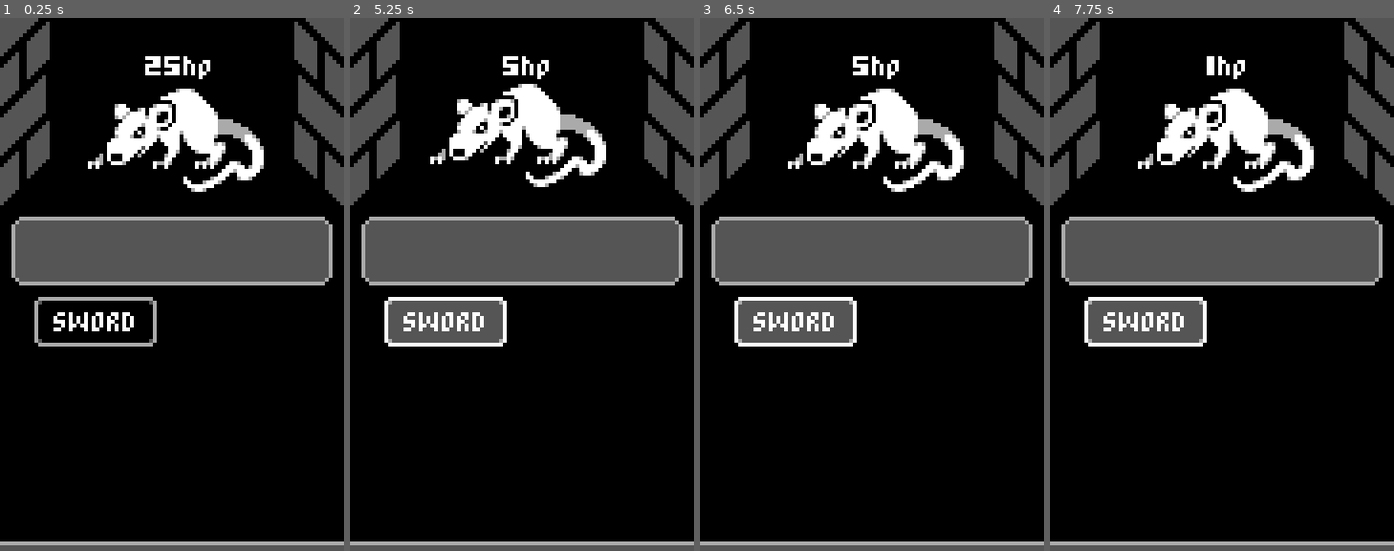
Above: before the commit, frames 1-4 (left to right).
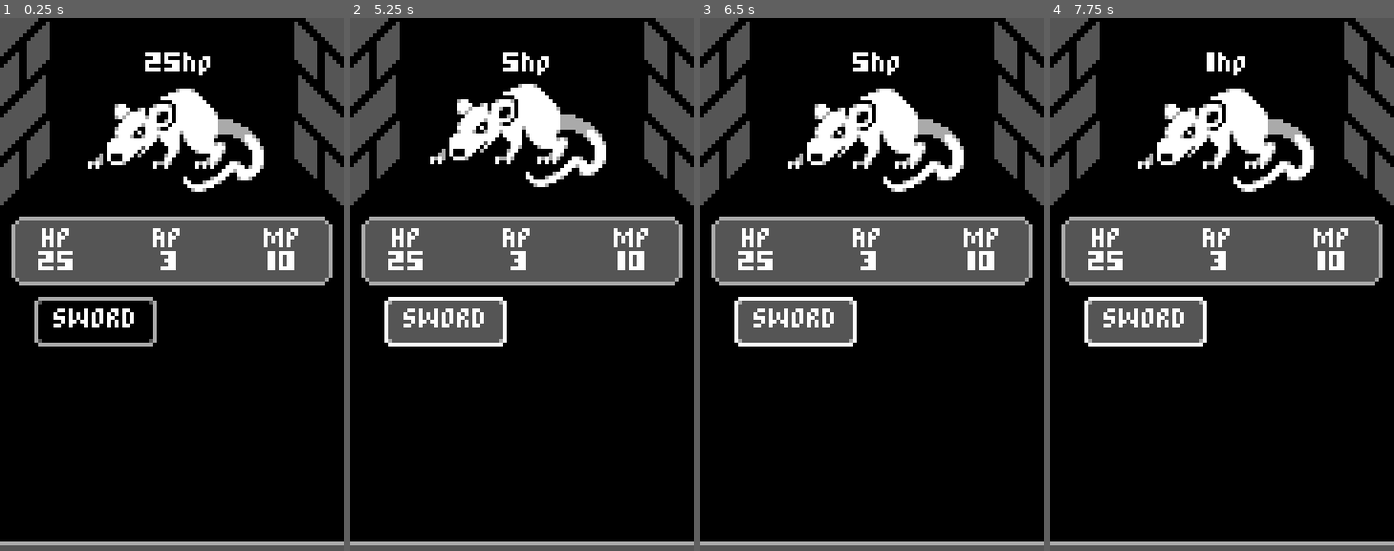
Above: after the commit, the same moments.

Repository: woliveira82/godot-mobile-rpg
Game: Godot game, scene res://Battle.tscn
The game is run twice, just before and just after one commit, with the same random seed, the same clock (stepped at 60 frames per second) and the same inputs.
Inputs:
- Up to frame 1 (0.25 s): no input
- Up to frame 2 (5.25 s): click "SWORD" at 0.5 s; click "SWORD" at 1.25 s; click "SWORD" at 2 s; tap Enter at 3.5 s; tap Space at 5 s
- Up to frame 3 (6.5 s): no input
- Up to frame 4 (7.75 s): tap Enter at 6.5 s

The runs differ from the first frame. In frame 1, 1.8% of the frame differs, in the area x 11-87%, y 6-59%; in frame 2, 1.7%; in frame 3, 1.7%; in frame 4, 1.6%.

Commit message:
feat: add player status

Diff:
--- a/Battle.gd
+++ b/Battle.gd
@@ -2,6 +2,7 @@
 
 onready var enemy = $Enemy
 onready var sword_button = $UI/SwordButton
+
 
 func _on_SwordButton_pressed():
 	if enemy != null:
--- a/Battle.tscn
+++ b/Battle.tscn
@@ -1,12 +1,17 @@
-[gd_scene load_steps=5 format=2]
+[gd_scene load_steps=7 format=2]
 
 [ext_resource path="res://assets/images/Mobile RPG Mockup.png" type="Texture" id=1]
 [ext_resource path="res://Enemy.tscn" type="PackedScene" id=2]
 [ext_resource path="res://assets/images/Dungeon.png" type="Texture" id=3]
 [ext_resource path="res://Battle.gd" type="Script" id=4]
+[ext_resource path="res://StatsPanel.gd" type="Script" id=5]
+[ext_resource path="res://PlayerStatus.gd" type="Script" id=6]
 
 [node name="Battle" type="Node"]
 script = ExtResource( 4 )
+
+[node name="PlayerStatus" type="Node" parent="."]
+script = ExtResource( 6 )
 
 [node name="Dungeon" type="Sprite" parent="."]
 position = Vector2( 45, 80 )
@@ -36,6 +41,43 @@
 margin_top = 52.0
 margin_right = 87.0
 margin_bottom = 70.0
+script = ExtResource( 5 )
+
+[node name="StatusContainer" type="HBoxContainer" parent="UI/StatsPanel"]
+anchor_right = 1.0
+anchor_bottom = 1.0
+
+[node name="HP" type="Label" parent="UI/StatsPanel/StatusContainer"]
+margin_right = 25.0
+margin_bottom = 18.0
+size_flags_horizontal = 3
+size_flags_vertical = 3
+text = "HP
+25"
+align = 1
+valign = 1
+
+[node name="AP" type="Label" parent="UI/StatsPanel/StatusContainer"]
+margin_left = 29.0
+margin_right = 54.0
+margin_bottom = 18.0
+size_flags_horizontal = 3
+size_flags_vertical = 3
+text = "AP
+3"
+align = 1
+valign = 1
+
+[node name="MP" type="Label" parent="UI/StatsPanel/StatusContainer"]
+margin_left = 58.0
+margin_right = 84.0
+margin_bottom = 18.0
+size_flags_horizontal = 3
+size_flags_vertical = 3
+text = "MP
+10"
+align = 1
+valign = 1
 
 [node name="SwordButton" type="Button" parent="UI"]
 anchor_right = 1.0
@@ -52,5 +94,8 @@
 margin_right = 92.0
 margin_bottom = 162.0
 
+[connection signal="ap_changed" from="PlayerStatus" to="UI/StatsPanel" method="_on_PlayerStatus_ap_changed"]
+[connection signal="hp_changed" from="PlayerStatus" to="UI/StatsPanel" method="_on_PlayerStatus_hp_changed"]
+[connection signal="mp_changed" from="PlayerStatus" to="UI/StatsPanel" method="_on_PlayerStatus_mp_changed"]
 [connection signal="died" from="Enemy" to="." method="_on_Enemy_died"]
 [connection signal="pressed" from="UI/SwordButton" to="." method="_on_SwordButton_pressed"]
--- /dev/null
+++ b/PlayerStatus.gd
@@ -0,0 +1,28 @@
+extends Node
+
+var max_hp = 25
+var hp = max_hp setget set_hp
+var max_ap = 3
+var ap = max_ap setget set_ap
+var max_mp = 10
+var mp = max_mp setget set_mp
+
+signal hp_changed(value)
+signal ap_changed(value)
+signal mp_changed(value)
+signal end_turn
+
+
+func set_hp(value):
+	hp = min(value, max_hp)
+	emit_signal("hp_changed", hp)
+
+
+func set_ap(value):
+	ap = min(value, max_ap)
+	emit_signal("ap_changed", ap)
+
+
+func set_mp(value):
+	mp = min(value, max_mp)
+	emit_signal("mp_changed", mp)
--- /dev/null
+++ b/StatsPanel.gd
@@ -0,0 +1,17 @@
+extends Panel
+
+onready var hp_label = $StatusContainer/HP
+onready var ap_label = $StatusContainer/AP
+onready var mp_label = $StatusContainer/MP
+
+
+func _on_PlayerStatus_hp_changed(value):
+	hp_label.text = "HP\n" + str(value)
+
+
+func _on_PlayerStatus_ap_changed(value):
+	ap_label.text = "AP\n" + str(value)
+
+
+func _on_PlayerStatus_mp_changed(value):
+	mp_label.text = "MP\n" + str(value)
--- a/themes/DefaultFont.tres
+++ b/themes/DefaultFont.tres
@@ -4,5 +4,4 @@
 
 [resource]
 size = 6
-extra_spacing_bottom = -2
 font_data = ExtResource( 1 )
